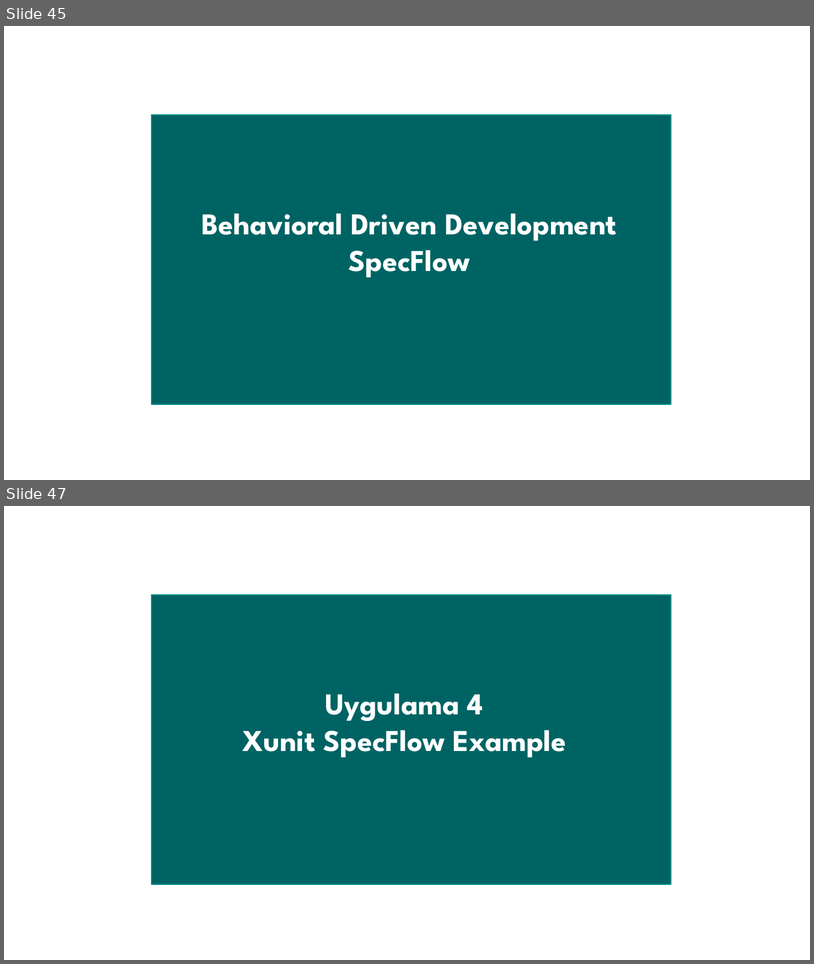
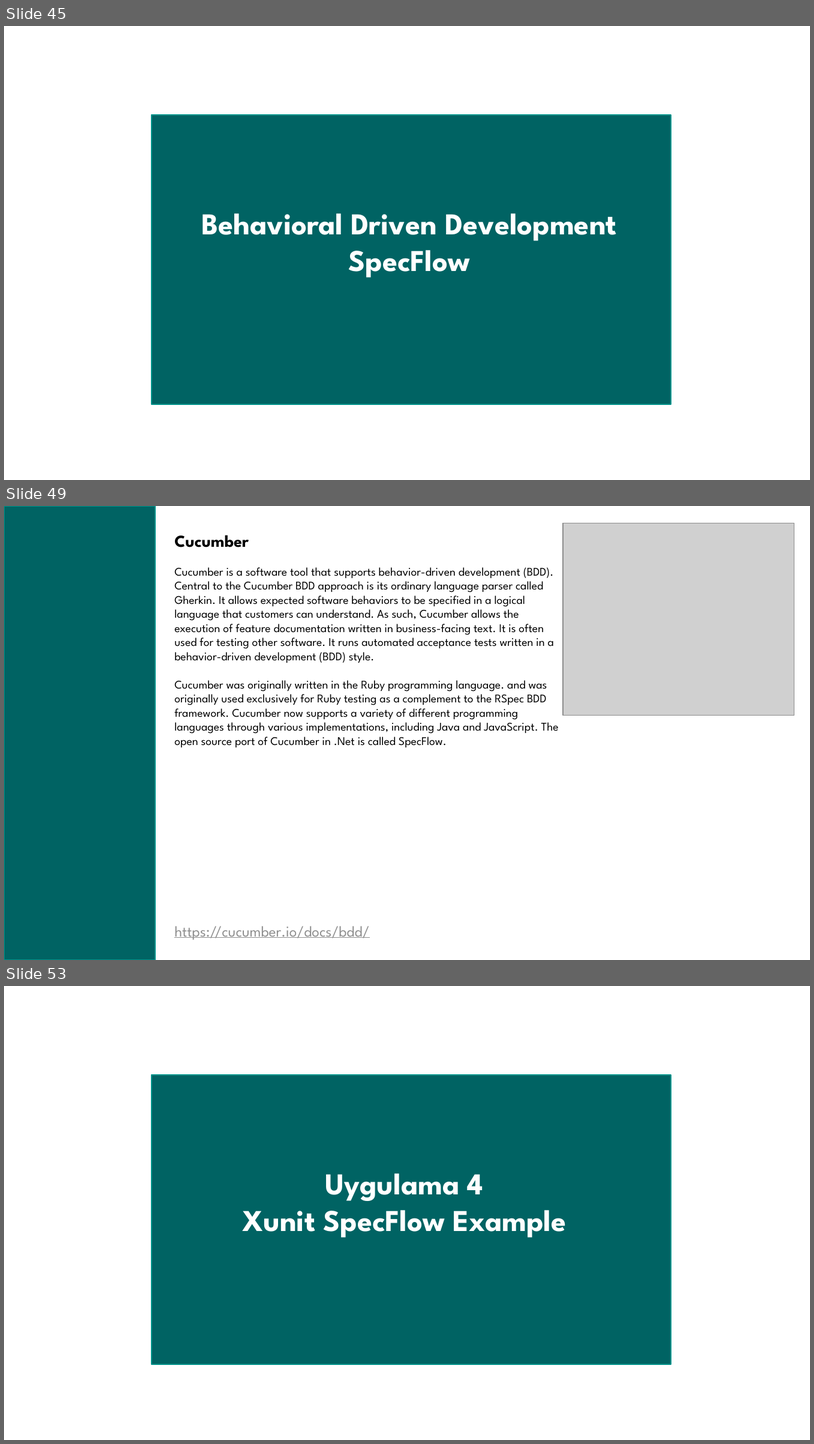
Before and after one commit to arifcakir/dotnettest, a slide deck: TestingAndBestPractices.pptx. Shown one above the other, each under a label of ours: slides 45 and 47 before the commit, slides 45, 49 and 53 after it; the slides between them are not shown. The pictures are 814x964 and 814x1444 pixels, drawn with LibreOffice and Linux fonts; fonts in the diff are those of the drawing; grey boxes stand for pictures. Boxes give left, top, right and bottom in pixels: in the first picture for what was removed or moved away, otherwise in the second. Text is boxed around its words. In the diff, an @@ line names an element or a change of style, - is before the commit and + after.

```diff
--- a/TestingAndBestPractices.pptx
+++ b/TestingAndBestPractices.pptx
@@ slide 49 added at bbox=[4, 506, 810, 960], background #FFFFFF @@
@@ rectangle added at bbox=[4, 506, 155, 960], fill #006363, outline #00928A 1.25 pt @@
@@ picture added at bbox=[564, 523, 795, 715] @@
@@ text added at bbox=[174, 535, 249, 547], 20 pt, text #000000, bold @@
+Cucumber
@@ text added at bbox=[174, 567, 559, 747], 14 pt, text #000000 @@
+Cucumber is a software tool that supports behavior-driven development (BDD). Central to the Cucumber BDD approach is its ordinary language parser called Gherkin. It allows expected software behaviors to be specified in a logical language that customers can understand. As such, Cucumber allows the execution of feature documentation written in business-facing text. It is often used for testing other software. It runs automated acceptance tests written in a behavior-driven development (BDD) style.
+Cucumber was originally written in the Ruby programming language. and was originally used exclusively for Ruby testing as a complement to the RSpec BDD framework. Cucumber now supports a variety of different programming languages through various implementations, including Java and JavaScript. The open source port of Cucumber in .Net is called SpecFlow.
@@ text added at bbox=[174, 926, 369, 939], 18 pt, text #8F8F8F, underline @@
+https://cucumber.io/docs/bdd/
@@ what was slide 47 is now slide 53 @@
```
Also in this commit, not shown: 3 slides changed, 11 other slides added, 2 slides removed, 1 other file.
